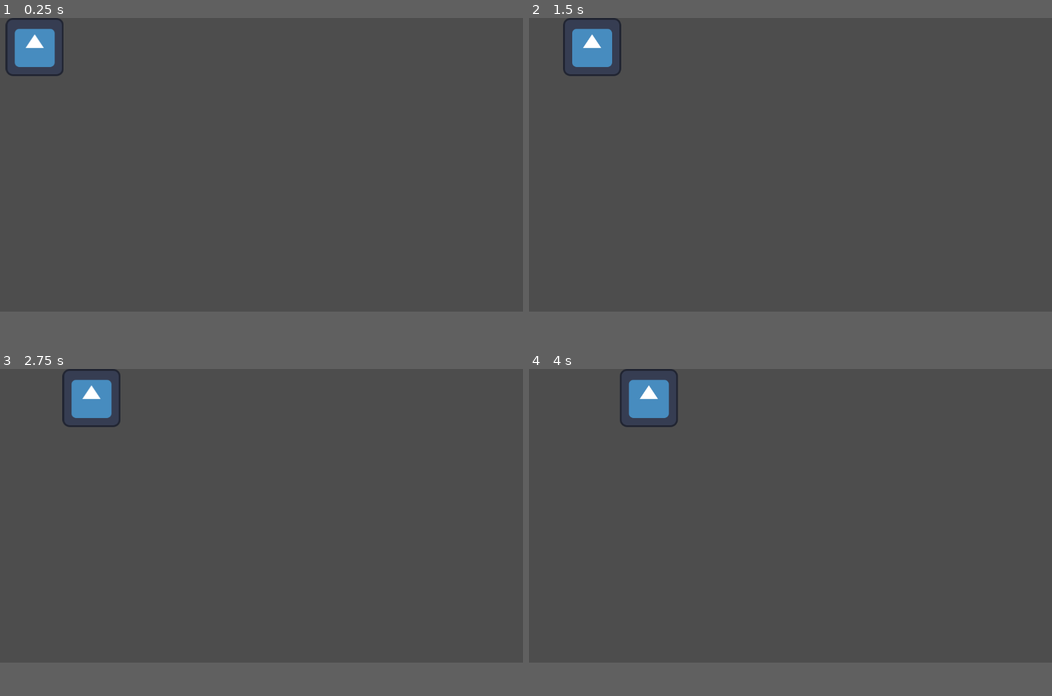
Above: before the commit, frames 1-4 (two rows, left to right).
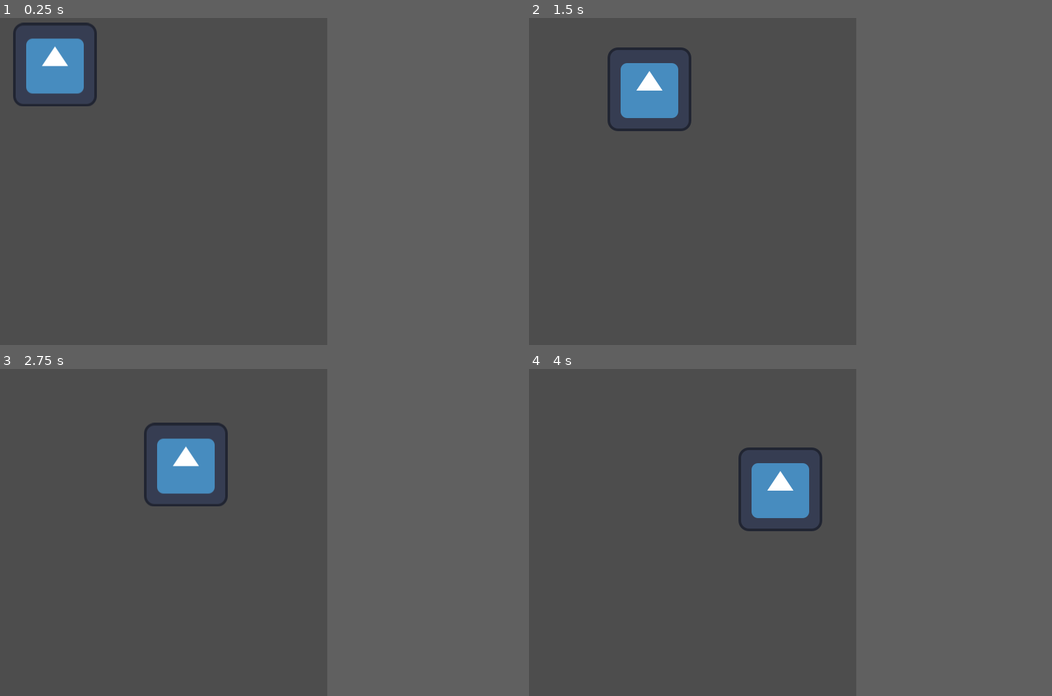
Above: after the commit, the same moments.

Repository: knuklz/MiniJam165
Game: Godot game, scene res://Main.tscn
The game is run twice, just before and just after one commit, with the same random seed, the same clock (stepped at 60 frames per second) and the same inputs. The engine's default icon, where the game draws it, is replaced by a stand-in: a white triangle on a blue panel in a dark square.
Inputs:
- Up to frame 1 (0.25 s): no input
- Up to frame 2 (1.5 s): no input
- Up to frame 3 (2.75 s): no input
- Up to frame 4 (4 s): no input
In our replay, the window is 799x449 before the commit and 500x500 after it. These sizes can differ from the game's own. Grey fills any space a smaller window leaves; there, only what the larger window draws over its background counts as a difference.

The runs differ from the first frame. In frame 1, 2.6% of the frame differs, in the area x 1-19%, y 0-27%; in frame 2, 3.4%; in frame 3, 3.5%, in the area x 11-44%, y 0-42%; in frame 4, 3.5%.

Commit message:
Updated variables to Vector2 to simplify Implemented Y Boundaries

Diff:
--- a/Main.tscn
+++ b/Main.tscn
@@ -11,3 +11,4 @@
 texture = ExtResource("1_28x2s")
 centered = false
 script = ExtResource("3_n81q4")
+speed = Vector2(80, 30)
--- a/brush.gd
+++ b/brush.gd
@@ -1,6 +1,6 @@
 extends Sprite2D
 
-@export var speed: int = 50
+@export var speed: Vector2
 
 
 # Get the height and width of the sprite for checking boundaries
@@ -24,10 +24,13 @@
 func _process(delta: float) -> void:
 
 
-	if((position.x >=  (wWidth-height.x) and (speed > 0)) or (position.x<=0) and speed <0):
-		speed = speed * -1
+	if((position.x >=  (wWidth-height.x) and (speed.x > 0)) or (position.x<=0) and speed.x <0):
+		speed.x = speed.x * -1
+
+	if((position.y >=  (wHeight-height.x) and (speed.y > 0)) or (position.y<=0) and speed.y <0):
+		speed.y = speed.y * -1
 	# Update the X position based on the speed variable
-	position.x += speed*delta
+	position += speed*delta
 
 
 	#Sprite2D.texture.get_height()
--- a/project.godot
+++ b/project.godot
@@ -15,6 +15,12 @@
 config/features=PackedStringArray("4.3", "GL Compatibility")
 config/icon="res://icon.svg"
 
+[display]
+
+window/size/viewport_width=500
+window/size/viewport_height=500
+window/size/resizable=false
+
 [rendering]
 
 renderer/rendering_method="gl_compatibility"
